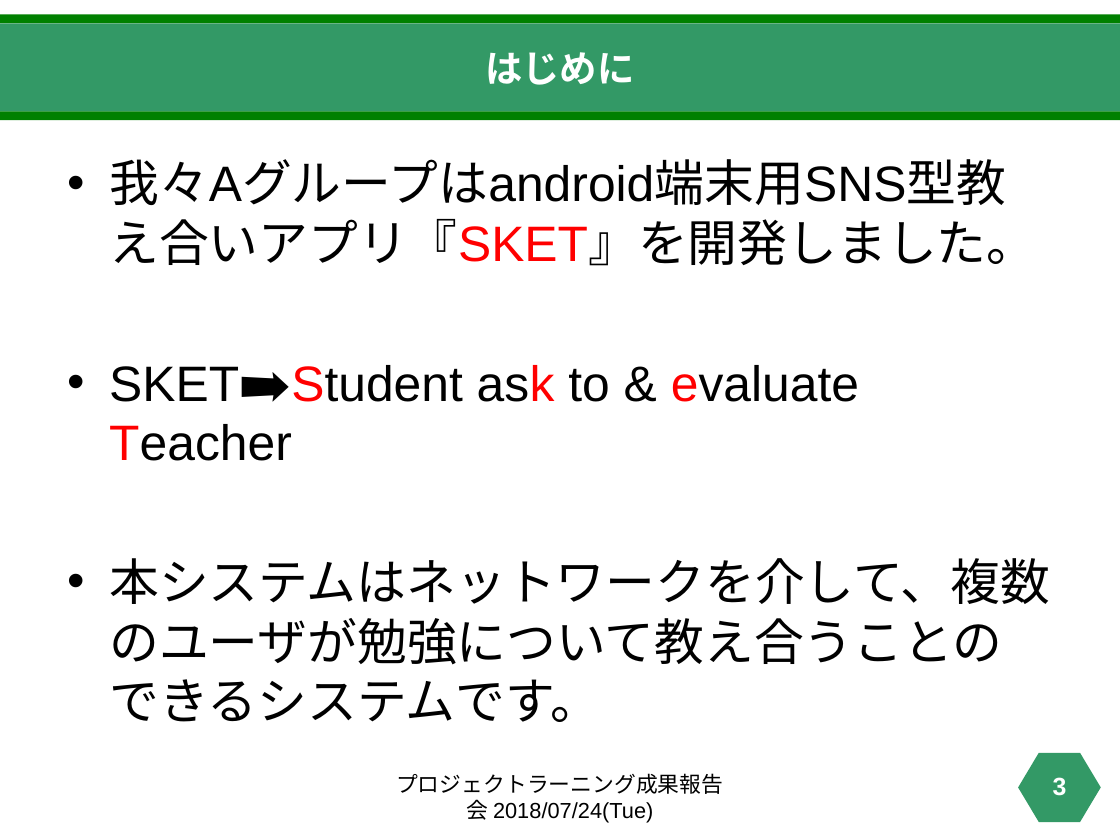
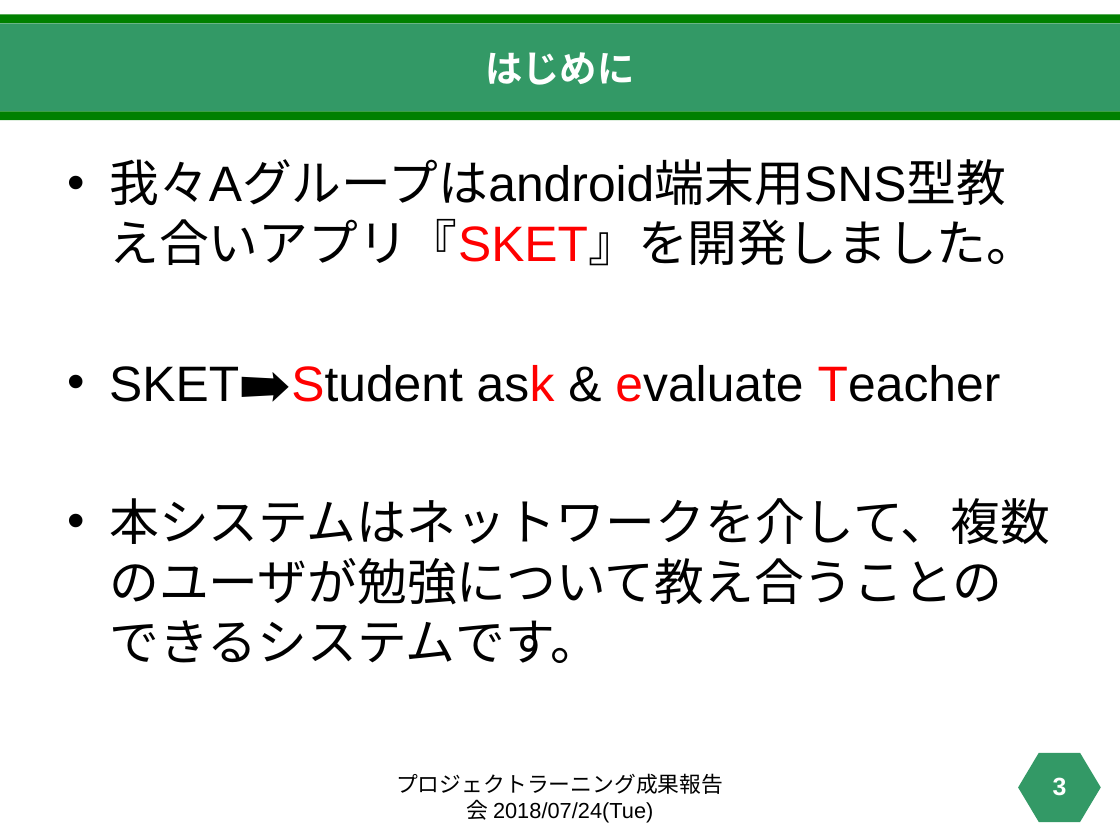
Before and after one commit to haruki0401/projectlearning02, a slide deck: slide 3 of pl-2.pptx. Drawn at 1120x840 pixels with LibreOffice and Linux fonts; fonts in the diff are those of the drawing. Boxes give left, top, right and bottom in pixels: in the first picture for what was removed or moved away, otherwise in the second. Text is boxed around its words. In the diff, an @@ line names an element or a change of style, - is before the commit and + after.

```diff
--- a/pl-2.pptx
+++ b/pl-2.pptx
@@ text at [109, 365, 1001, 402]: text changed @@
-• SKET➡Student ask to & evaluate Teacher
+• SKET➡Student ask & evaluate Teacher
```
Also in this commit, not shown: 3 other slides changed, 1 slide removed.
